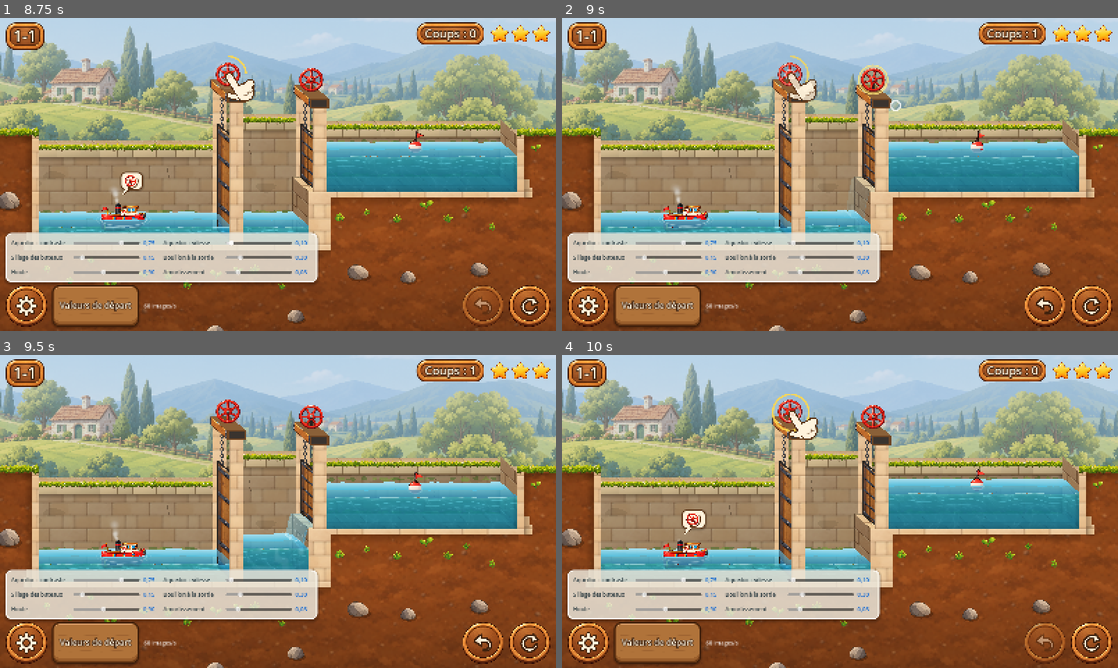
Above: before the commit, frames 1-4 (two rows, left to right).
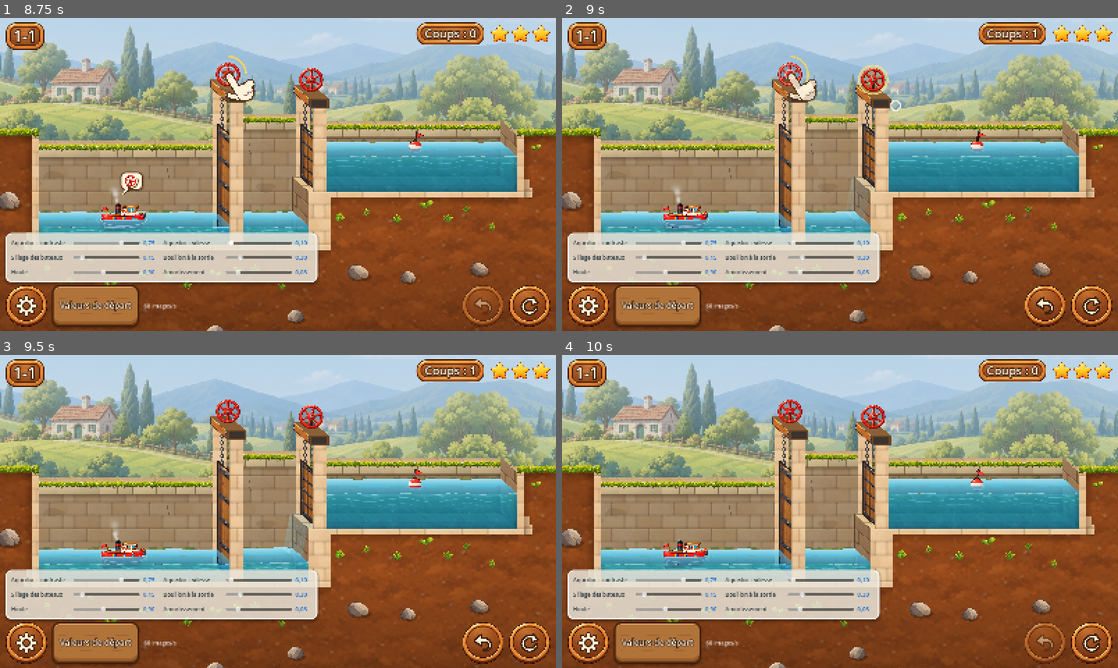
Above: after the commit, the same moments.

Repository: VincentDebaty/station
Game: Godot game, scene res://principal.tscn
Same seed, same stepped clock (60 frames per second), same inputs: the game is played once before the commit and once after it.
Inputs (mouse positions are in pixels of both pictures, inside the frame that each line leads up to):
- Up to frame 1 (8.75 s): click (528, 305) at 0.5 s; click (27, 305) at 1.25 s; click "Valeurs de départ" at 2 s; click (528, 305) at 2.75 s; click (27, 305) at 3.52 s; click (528, 305) at 4.25 s; click (27, 305) at 5 s; click "Valeurs de départ" at 5.75 s; click "Valeurs de départ" at 6.5 s; move the mouse to (400, 158) at 7.27 s; click (400, 158) at 7.42 s; drag from (166, 190) to (250, 237) at 8.02 s
- Up to frame 2 (9 s): move the mouse to (895, 105) at 8.77 s; click (895, 105) at 8.92 s
- Up to frame 3 (9.5 s): no input
- Up to frame 4 (10 s): click (1045, 642) at 9.5 s

Frame 1 is identical in both runs. In frame 2, 0.4% of the frame differs, in the area x 43-93%, y 36-69%; in frame 3, 3.1%, in the area x 43-93%, y 16-69%; in frame 4, 0.8%.

Commit message:
1-1 : la porte monte d'un seul mouvement et l'eau passe à vitesse régulière
Vincent, sur la deuxième porte du 1-1 : « l'eau se déverse beaucoup trop
rapidement, la porte s'ouvre en deux temps ».

- La porte monte d'un seul mouvement tant que le doigt tient la roue (3,5 s
  de fermée à levée). Elle ne s'arrête plus entrouverte en attendant que les
  eaux soient égales.
- L'eau passe sous la porte à un débit presque constant, qui croît avec
  l'ouverture et ne ralentit qu'à la fin : le sas monte régulièrement et se
  remplit en 8 s environ (avant, une part fixe de ce qui restait à passer :
  presque tout dans la première seconde).
- Pas de bulle ni de main tant que l'eau coule : la bulle « eaux inégales »
  s'affichait pendant la fin du remplissage.

Vérifié sur un film du niveau entier, une image par seconde.

Co-Authored-By: Claude Opus 5.5 <noreply@anthropic.com>

Diff:
--- a/prototypes/ecluses-godot/principal.gd
+++ b/prototypes/ecluses-godot/principal.gd
@@ -39,25 +39,31 @@
 # Vincent, après le test de sa fille : « chaque action fonctionne avec le
 # doigt maintenu, et s'arrête quand on relâche ». Les portes ont une
 # ouverture de 0 à 1 ; tant que le doigt tient la roue, elle s'ouvre (ou se
-# ferme) ; tant que les eaux diffèrent, la pression ne la laisse que
-# s'entrouvrir (FENTE), et l'eau passe dessous d'autant plus vite que la
-# porte est ouverte ; eaux égales, elle se lève jusqu'en haut. Relâchée, elle
-# reste où elle est, et l'eau continue de passer si elle est entrouverte.
-# Chaque appui compte un coup. Un appui continue le mouvement commencé ; une
-# fois la porte au bout de sa course, l'appui suivant la manœuvre dans
-# l'autre sens.
+# ferme) d'un seul mouvement, et l'eau passe dessous d'autant plus vite que
+# la porte est ouverte et que l'eau pousse. Relâchée, elle reste où elle
+# est, et l'eau continue de passer si elle est ouverte. Le bateau ne passe
+# que porte levée et eaux égales (la règle du moteur). Chaque appui compte
+# un coup. Un appui continue le mouvement commencé ; une fois la porte au
+# bout de sa course, l'appui suivant la manœuvre dans l'autre sens.
 var _continu := false
 var _ouv := []            # l'ouverture de chaque porte, 0..1
 var _sens := []           # le sens du prochain appui, par porte (+1 ouvrir, -1 fermer)
 var _maintien := -1       # la porte tenue, ou -1
 var _a_juger := false     # l'eau s'est-elle posée depuis le dernier geste ?
-const VITESSE_OUVERTURE := 0.6   # par seconde
-# L'eau qui passe : chaque seconde, une part exp(-débit × dt) de ce qui reste
-# à passer. Porte entrouverte jusqu'à la fente, l'écluse s'égalise en 2 à 3 s
-# (à 0,45 par seconde, il fallait tenir la roue 12 s : bien trop pour un
-# enfant) ; levée, presque tout de suite.
-const DEBIT_FENTE := 2.2
-const DEBIT_LEVEE := 4.0   # le sablier : laisser passer un coup (glace qui fond, marée, orage)
+# La porte monte d'un seul mouvement tant qu'on tient la roue : en 3,5 s de
+# fermée à levée. (D'abord, elle s'arrêtait entrouverte tant que les eaux
+# différaient, puis repartait une fois égales : Vincent la voyait « s'ouvrir
+# en deux temps ».)
+const VITESSE_OUVERTURE := 0.28  # par seconde
+# L'eau qui passe sous la porte : un volume par seconde qui croît avec
+# l'ouverture, presque constant, et qui ne ralentit qu'à la fin, quand il
+# reste moins de 0,6 unité d'écart. Le sas du 1-1 monte à vitesse régulière
+# et se remplit en 8 s environ en tenant la roue jusqu'au bout. (D'abord une
+# part fixe de ce qui restait à passer, puis Torricelli : presque toute l'eau
+# passait dans la première seconde, Vincent : « l'eau se déverse beaucoup trop
+# rapidement ».)
+const DEBIT := 1.0
+var _coule := false       # de l'eau passe sous une porte : ni bulle, ni main   # le sablier : laisser passer un coup (glace qui fond, marée, orage)
 var _pancarte: Pancarte   # le panneau d'éclusier de fin (pancarte.gd)
 var _lab_num: Label
 var _tous := []
@@ -864,7 +870,7 @@
 # Les bulles des bateaux et la main, quand la partie attend le joueur.
 func _guider(dt: float) -> void:
 	if canal == null: return
-	if occupe or fini or _maintien >= 0:
+	if occupe or fini or _maintien >= 0 or _coule:
 		_calme_bulles = 0.0
 		if fini: canal.montrer_raisons({})
 		if _main: _main.cacher()
@@ -974,9 +980,7 @@
 	if _maintien >= 0:
 		var i := _maintien
 		if _sens[i] > 0:
-			var egales := absf(float(etat["niv"][i]) - float(etat["niv"][i + 1])) < 0.02
-			var limite := 1.0 if egales else Porte.FENTE
-			if _ouv[i] < limite: _ouv[i] = minf(_ouv[i] + VITESSE_OUVERTURE * dt, limite)
+			_ouv[i] = minf(_ouv[i] + VITESSE_OUVERTURE * dt, 1.0)
 		else:
 			_ouv[i] = maxf(_ouv[i] - VITESSE_OUVERTURE * 1.3 * dt, 0.0)
 	# l'eau : sous chaque porte entrouverte, une part de ce qui reste à passer
@@ -989,16 +993,20 @@
 		var v := Moteur.paire(N, e_eau, i)
 		var flux := 0.0
 		if absf(v) > 1e-6:
-			var debit := DEBIT_FENTE * minf(_ouv[i] / Porte.FENTE, 1.0) + DEBIT_LEVEE * maxf(_ouv[i] - Porte.FENTE, 0.0) / (1.0 - Porte.FENTE)
-			var f := 1.0 - exp(-dt * maxf(debit, 0.15))
+			var a: float = etat["niv"][i]
+			var c: float = etat["niv"][i + 1]
+			var tete := absf(a - c)
+			# (une ouverture d'au moins un quart : à peine entrouverte, il faut que
+			# l'eau se voie couler)
+			var q := DEBIT * clampf(0.25 + 0.75 * _ouv[i], 0.0, 1.0) * minf(1.0, sqrt(tete / 0.6)) * dt
 			var vide := []
 			vide.resize(N["liaisons"].size()); vide.fill(0.0)
-			Moteur.verser(N, etat, i, v * f, vide)
+			Moteur.verser(N, etat, i, signf(v) * minf(absf(v), q), vide)
 			flux = v
 			coule = true
 		# presque égales, porte ouverte : elles le sont (moyenne pondérée, l'eau
 		# se conserve)
-		if _ouv[i] > 0.001 and absf(float(etat["niv"][i]) - float(etat["niv"][i + 1])) < 0.003 \
+		if _ouv[i] > 0.001 and absf(float(etat["niv"][i]) - float(etat["niv"][i + 1])) < 0.008 \
 				and not B[i].get("fixe", false) and not B[i + 1].get("fixe", false):
 			var la := float(B[i]["largeur"])
 			var lb := float(B[i + 1]["largeur"])
@@ -1010,6 +1018,7 @@
 		canal._jet(i, flux if absf(flux) > 0.02 else 0.0, dt)
 	for i in canal.portes: canal.portes[i].ouverture_continue = _ouv[i]
 	canal.vue_niv = etat["niv"].duplicate()
+	_coule = coule
 	# l'eau posée, plus de doigt : on regarde si c'est gagné, ou bloqué
 	if _a_juger and not coule and _maintien < 0 and not occupe:
 		_a_juger = false
@@ -1126,6 +1135,8 @@
 					set_meta("photo_%d" % rang, true)
 					await _photo("%02d-tenu" % rang)
 			_relacher()
+			# la démo attend que l'eau se pose avant le geste suivant
+			while _a_juger: await get_tree().process_frame
 		elif a["type"] == "toucher":
 			# un vrai toucher sur un bateau (ECLUSES_COUPS « toucher:k »)
 			var ev := InputEventMouseButton.new()
